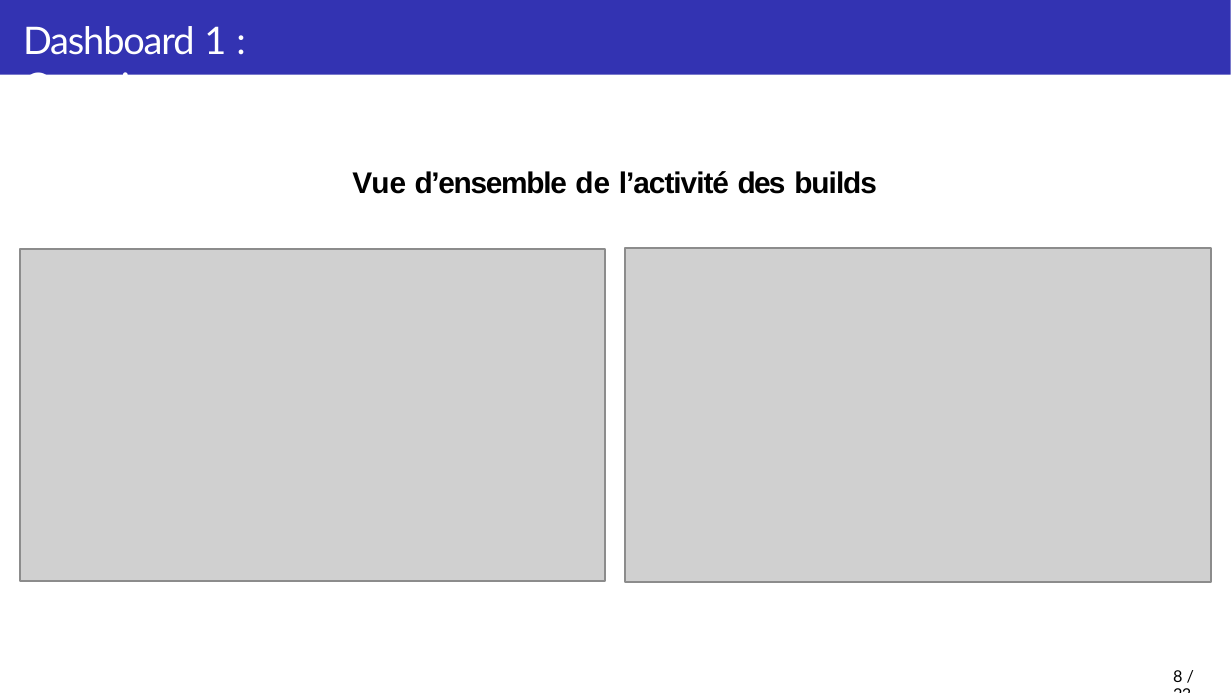
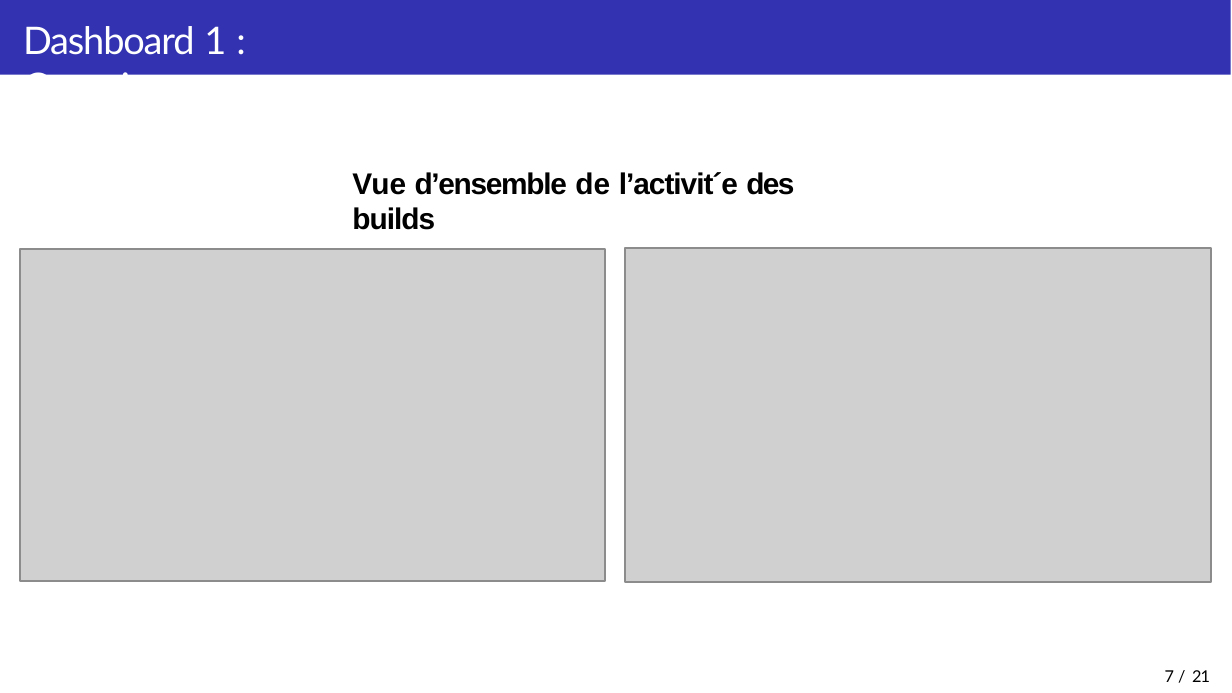
Before and after one commit to Moncif-M/ELK-Firefox-logs-ingestion, a slide deck: slide 7 of presentation.pptx (slide 8 before the commit). Drawn at 1232x693 pixels with LibreOffice and Linux fonts; fonts in the diff are those of the drawing; grey boxes stand for pictures. Boxes give left, top, right and bottom in pixels: in the first picture for what was removed or moved away, otherwise in the second. Text is boxed around its words. In the diff, an @@ line names an element or a change of style, - is before the commit and + after.

```diff
--- a/presentation.pptx
+++ b/presentation.pptx
@@ text at (x1=352, y1=172, x2=794, y2=230): text changed @@
-Vue d’ensemble de l’activité des builds
+Vue d’ensemble de l’activit´e des builds
@@ page number at (x1=1165, y1=670, x2=1210, y2=682): text changed @@
-8 / 23
+7 / 21
```
Also in this commit, not shown: 15 other slides changed, 2 slides removed.
